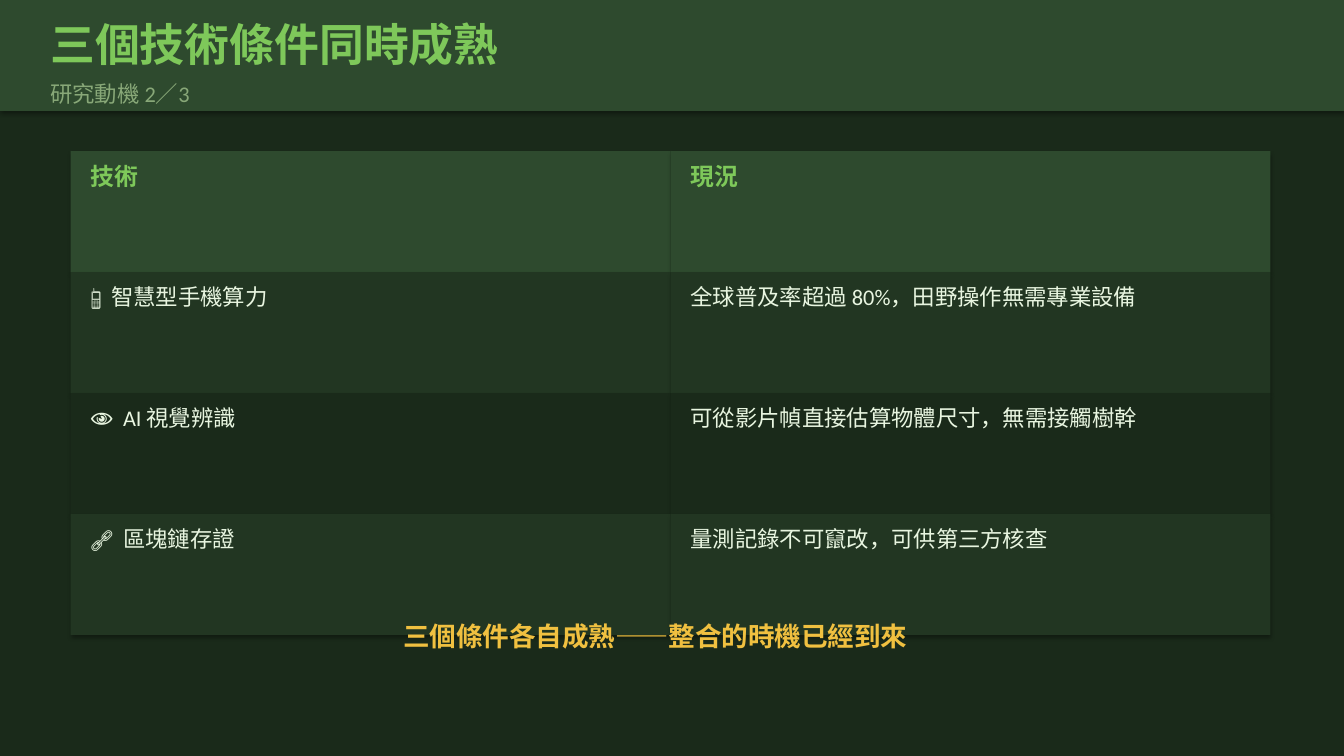
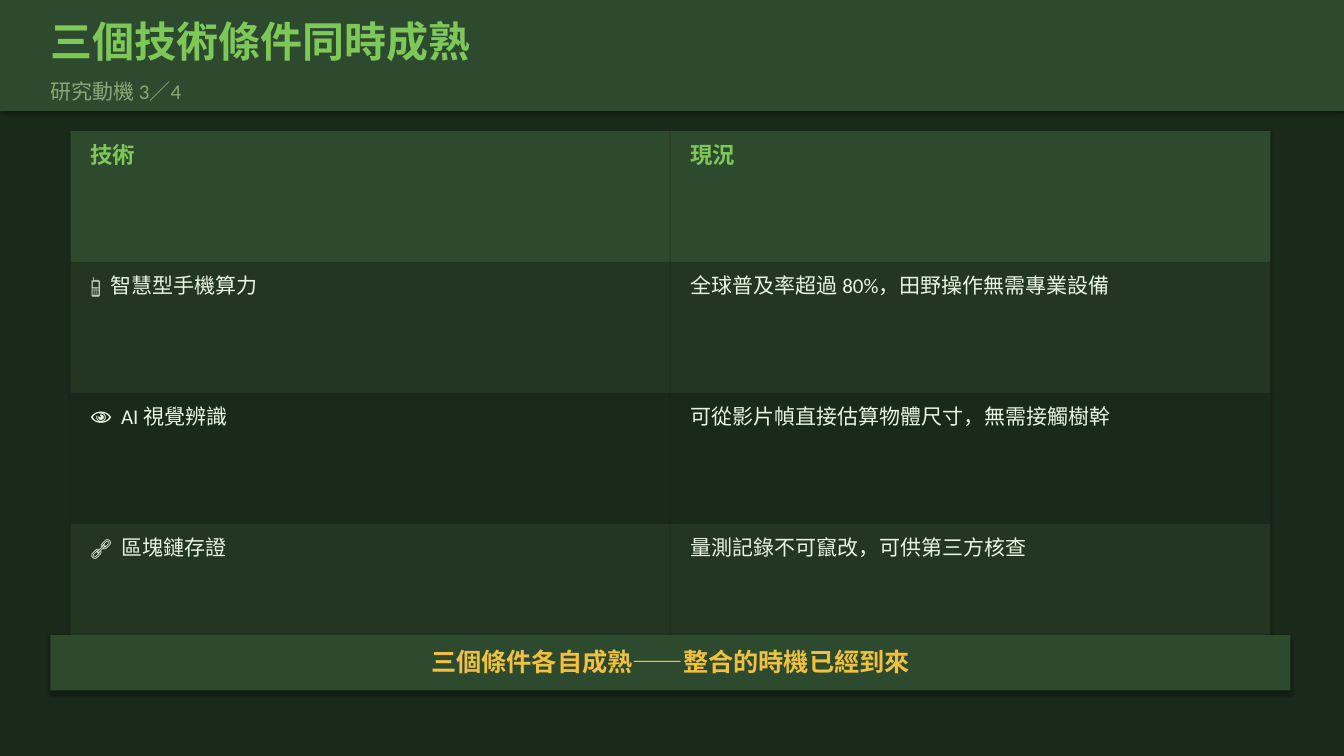
Before and after one commit to Yuchiaoniu/forest-carbon-measurement, a slide deck: slide 6 of public/thesis_defense.pptx (slide 3 before the commit). Drawn at 1344x756 pixels with LibreOffice and Linux fonts; fonts in the diff are those of the drawing. Boxes give left, top, right and bottom in pixels: in the first picture for what was removed or moved away, otherwise in the second. Text is boxed around its words. In the diff, an @@ line names an element or a change of style, - is before the commit and + after.

```diff
--- a/public/thesis_defense.pptx
+++ b/public/thesis_defense.pptx
@@ text "三個技術條件同時成熟" at [50, 21, 470, 61]: size 32 to 30 pt @@
@@ text at [50, 81, 181, 101]: text changed; size 16 to 15 pt @@
-研究動機 2／3
+研究動機 3／4
@@ rectangle: place and size @@
-rectangle at [71, 151, 670, 272]
+rectangle at [71, 131, 670, 262]
@@ text "技術": place and size @@
-text "技術" at [91, 165, 139, 187]
+text "技術" at [91, 144, 136, 165]
@@ text "技術" at [91, 144, 136, 165]: size 17 to 16 pt @@
@@ rectangle: place and size @@
-rectangle at [670, 151, 1270, 272]
+rectangle at [670, 131, 1270, 262]
@@ text "現況" at [690, 144, 735, 165]: size 17 to 16 pt @@
@@ text "現況": place and size @@
-text "現況" at [690, 165, 738, 187]
+text "現況" at [690, 144, 735, 165]
@@ rectangle: place and size @@
-rectangle at [71, 272, 670, 393]
+rectangle at [71, 262, 670, 393]
@@ text "📱 智慧型手機算力": place and size @@
-text "📱 智慧型手機算力" at [111, 286, 267, 307]
+text "📱 智慧型手機算力" at [110, 275, 257, 295]
@@ rectangle: place and size @@
-rectangle at [670, 272, 1270, 393]
+rectangle at [670, 262, 1270, 393]
@@ text "全球普及率超過 80%，田野操作無需專業設備": place and size @@
-text "全球普及率超過 80%，田野操作無需專業設備" at [690, 286, 1136, 307]
+text "全球普及率超過 80%，田野操作無需專業設備" at [690, 275, 1109, 295]
@@ rectangle: place and size @@
-rectangle at [71, 393, 670, 514]
+rectangle at [71, 393, 670, 524]
@@ rectangle: place and size @@
-rectangle at [670, 393, 1270, 514]
+rectangle at [670, 393, 1270, 524]
@@ rectangle: place and size @@
-rectangle at [71, 514, 670, 635]
+rectangle at [71, 524, 670, 655]
@@ size 16 to 15 pt in 6 elements at [110, 275, 257, 295], [690, 275, 1109, 295], [121, 406, 227, 426], [690, 406, 1110, 426], [690, 537, 1026, 557], [121, 537, 226, 557] @@
@@ text "🔗 區塊鏈存證": place and size @@
-text "🔗 區塊鏈存證" at [123, 528, 235, 549]
+text "🔗 區塊鏈存證" at [121, 537, 226, 557]
@@ rectangle: place and size @@
-rectangle at [670, 514, 1270, 635]
+rectangle at [670, 524, 1270, 655]
@@ text "量測記錄不可竄改，可供第三方核查": place and size @@
-text "量測記錄不可竄改，可供第三方核查" at [690, 528, 1047, 549]
+text "量測記錄不可竄改，可供第三方核查" at [690, 537, 1026, 557]
@@ rectangle added at [50, 635, 1291, 691], fill #2E4A2E @@
@@ text "三個條件各自成熟——整合的時機已經到來": place and size @@
-text "三個條件各自成熟——整合的時機已經到來" at [403, 623, 907, 649]
+text "三個條件各自成熟——整合的時機已經到來" at [431, 649, 910, 674]
@@ text "三個條件各自成熟——整合的時機已經到來" at [431, 649, 910, 674]: size 19 to 18 pt @@
```
Also in this commit, not shown: 27 other slides changed, 12 slides added, 1 slide removed, 2 other files.
